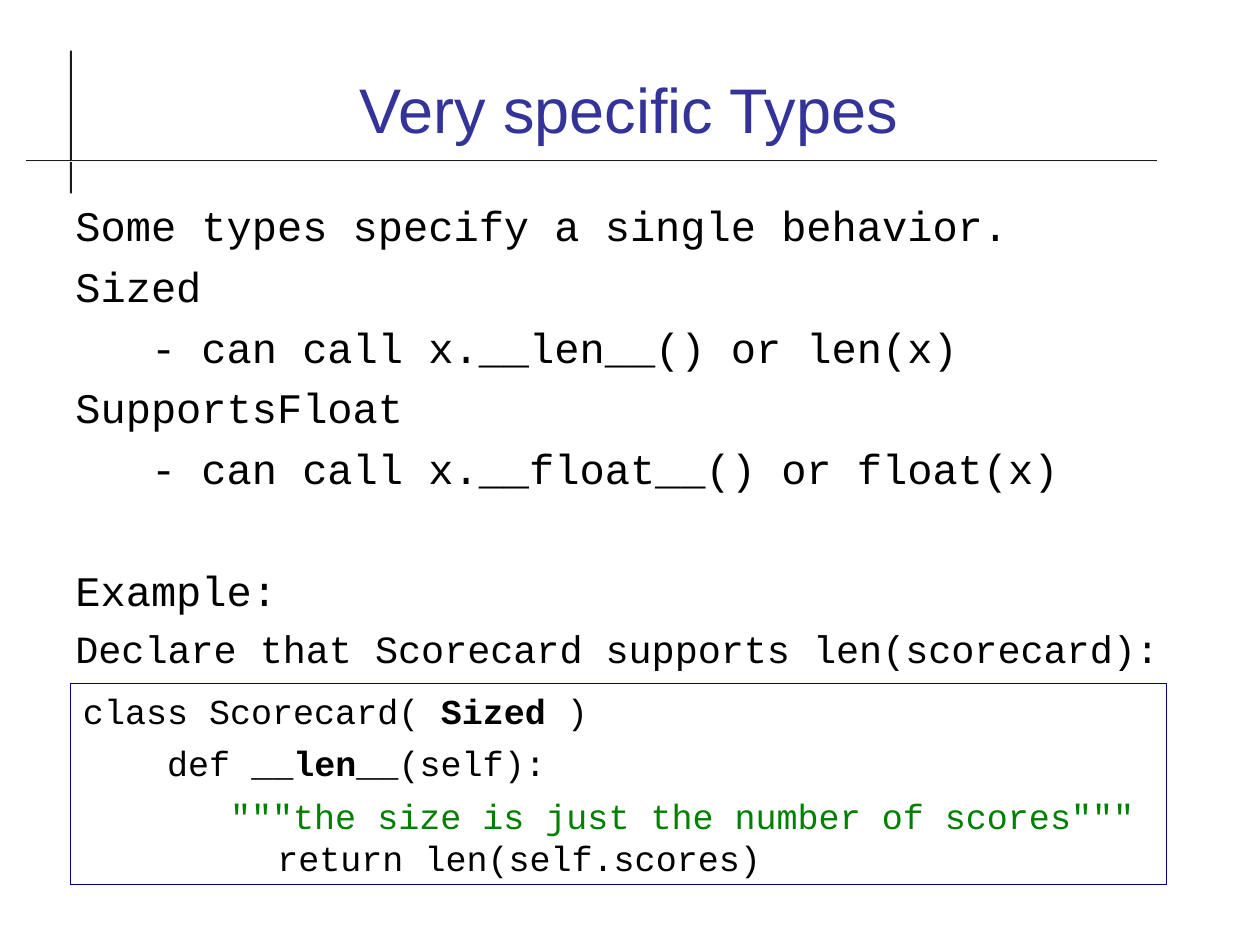
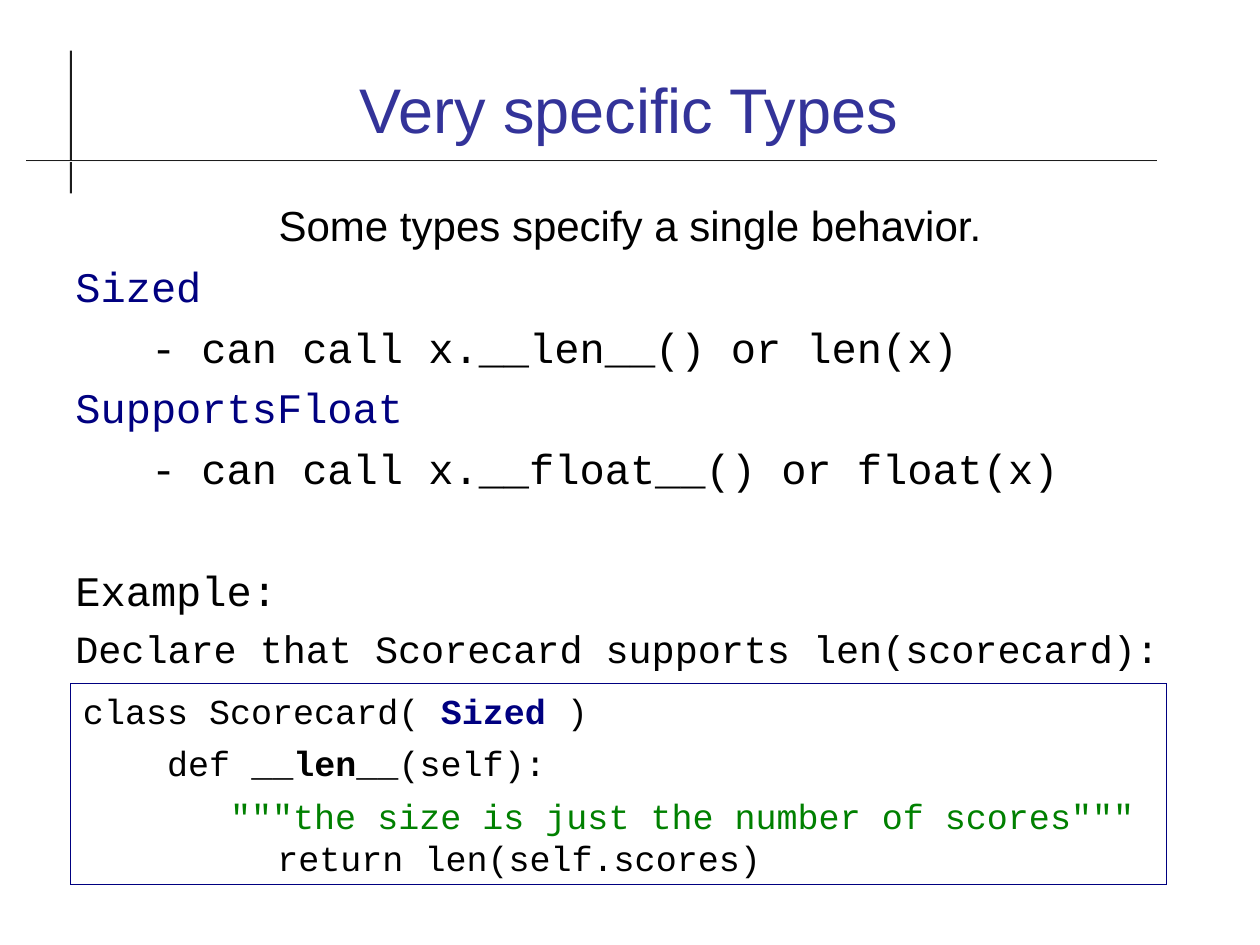
Before and after one commit to cpske/ISP, a slide deck: slide 24 of code-quality/Type-Checking.odp. Drawn at 1260x945 pixels with LibreOffice and Linux fonts; fonts in the diff are those of the drawing. Boxes give left, top, right and bottom in pixels: in the first picture for what was removed or moved away, otherwise in the second. Text is boxed around its words. In the diff, an @@ line names an element or a change of style, - is before the commit and + after.

```diff
--- a/code-quality/Type-Checking.odp
+++ b/code-quality/Type-Checking.odp
@@ text at bbox=[75, 210, 981, 432]: font Courier New to Arial in "Some types specify a single behavior."; text colour #000000 to #000080 in "Sized", "SupportsFloat"; alignment left to centre @@
@@ text in rectangle at bbox=[83, 699, 546, 732]: text colour #000000 to #000080 in "Sized" @@
```
Also in this commit, not shown: 9 other slides changed, 1 other file.
